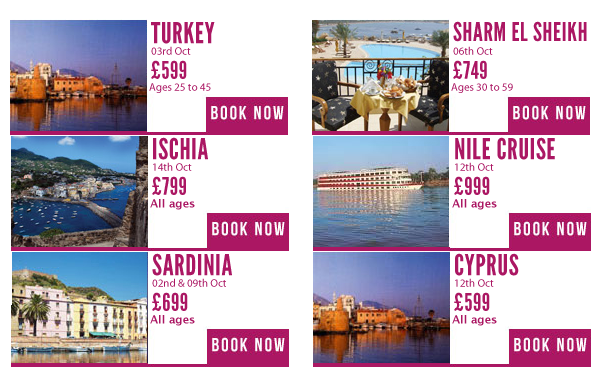
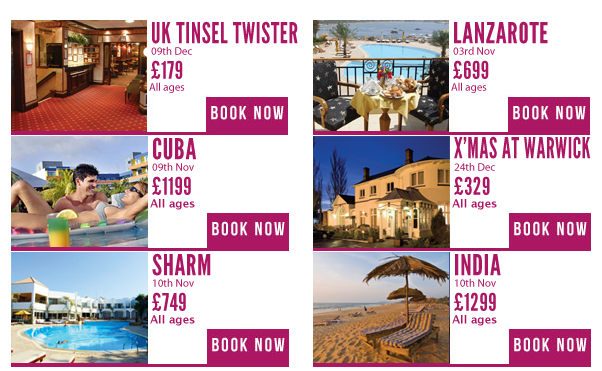
The second 602px x 371px image is a revision of the first. Changes to its layers:
renamed "Ages 25 to 45" to "All ages", painted on it over bbox(156, 82, 211, 93)
renamed "£599" to "£179", painted on it over bbox(161, 60, 187, 79)
renamed "Turkey" to "UK Tinsel Twister", painted on it over bbox(151, 21, 298, 44)
added layer "Layer 16" in group "Destination1" over bbox(11, 20, 147, 131)
renamed "Ages 30 to 59" to "All ages", painted on it over bbox(458, 82, 513, 93)
renamed "06th Oct" to "03rd Nov", painted on it over bbox(459, 46, 495, 55)
renamed "£749" to "£699", painted on it over bbox(463, 60, 489, 79)
renamed "Sharm El Sheikh" to "LanZarote", painted on it over bbox(453, 21, 587, 44)
added layer "Layer 12" in group "Destination3" over bbox(11, 136, 148, 247)
painted on "Layer 9" over bbox(11, 136, 148, 247)
renamed "14th Oct" to "09th Nov", painted on it over bbox(152, 163, 194, 171)
renamed "£799" to "£1199", painted on it over bbox(162, 176, 191, 195)
renamed "ISCHIA" to "Cuba", painted on it over bbox(153, 137, 208, 160)
added layer "Layer 13" in group "Destination4" over bbox(313, 136, 450, 248)
renamed "12th Oct" to "24th Dec", painted on it over bbox(454, 163, 495, 171)
renamed "£999" to "£329", painted on it over bbox(464, 176, 490, 195)
renamed "Nile Cruise" to "X'mas At Warwick", painted on it over bbox(454, 136, 591, 160)
added layer "Layer 14" in group "Destination5" over bbox(11, 252, 148, 363)
renamed "02nd & 09th Oct" to "10th Nov", painted on it over bbox(152, 278, 226, 287)
renamed "£699" to "£749", painted on it over bbox(162, 292, 188, 311)
renamed "sardinia" to "Sharm", painted on it over bbox(163, 254, 232, 276)
added layer "Layer 15" in group "Destination6" over bbox(313, 252, 449, 363)
renamed "£599" to "£1299", painted on it over bbox(464, 292, 496, 311)
renamed "Cyprus" to "India", painted on it over bbox(455, 253, 519, 276)
…and 5 more changes (5 painted, 2 renamed)
